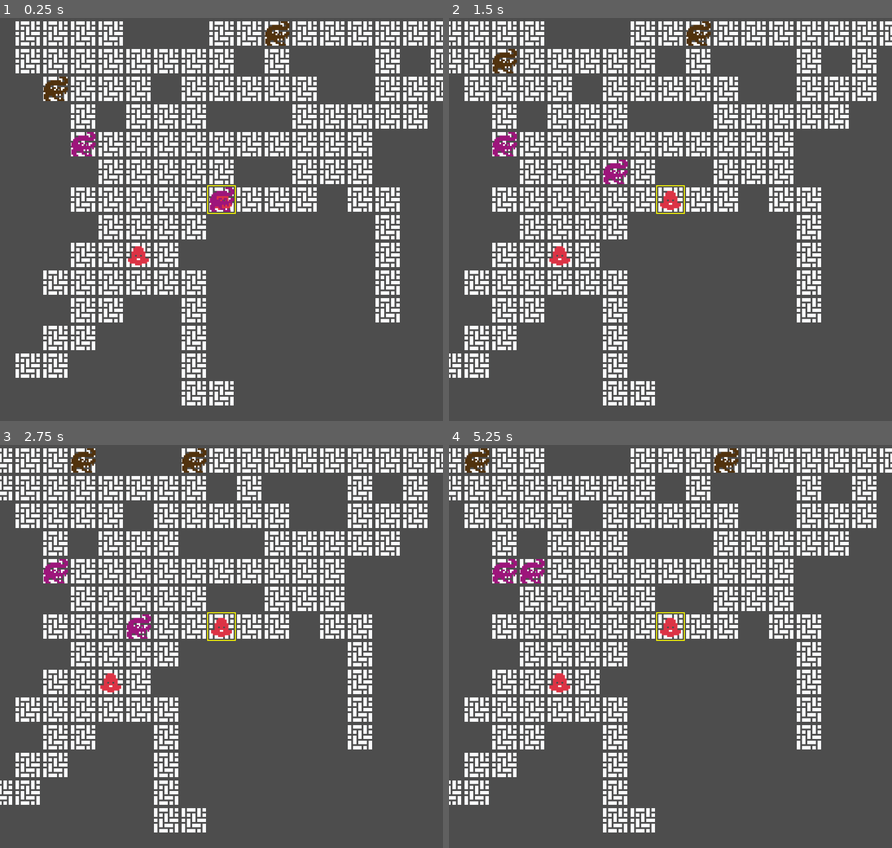
Above: before the commit, frames 1-4 (two rows, left to right).
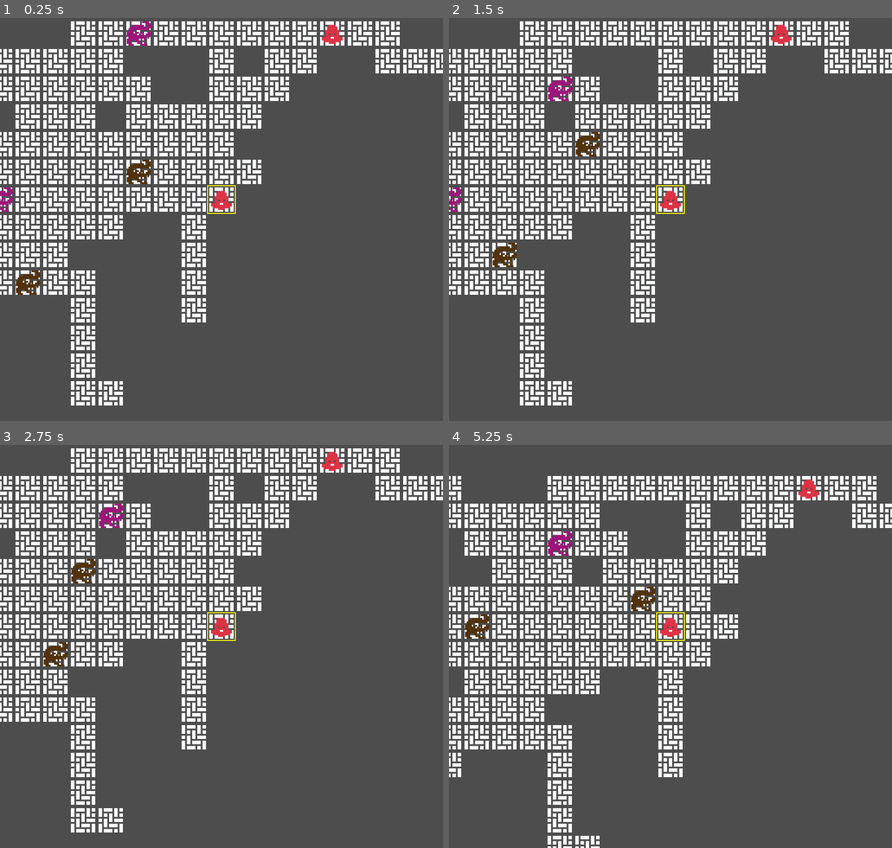
Above: after the commit, the same moments.

Repository: jimkang/throng
Game: Godot game, scene res://throng_root_node.tscn
Same seed, same stepped clock (60 frames per second), same inputs: the game is played once before the commit and once after it.
Inputs:
- Up to frame 1 (0.25 s): no input
- Up to frame 2 (1.5 s): tap Enter at 0.5 s; hold Right (ui_right) 0.53-1.28 s; tap Space at 1.25 s; hold Down (ui_down) from 1.28 s (still down)
- Up to frame 3 (2.75 s): tap Enter at 2 s; release Down (ui_down) at 2.03 s; hold Right (ui_right) from 2.03 s (still down)
- Up to frame 4 (5.25 s): tap Space at 2.75, 4.25 s; release Right (ui_right) at 2.78 s; hold Up (ui_up) 2.78-3.53 s; tap Enter at 3.5 s; hold Left (ui_left) 3.53-5.03 s; hold Down (ui_down) from 5.03 s (still down)

The runs differ from the first frame. In frame 1, 20% of the frame differs, in the area x 0-100%, y 0-97%; in frame 2, 21%; in frame 3, 21%; in frame 4, 21%.
Error before the commit: Assertion failed: Point (5, 9) duplicated at 1. (res://tests.gd:18)

Commit message:
Update map_gen to generate floor without duplicate points. Test passes. Though a separate issue with collision is happening now.

Diff:
--- a/basic_utils_lib.gd
+++ b/basic_utils_lib.gd
@@ -15,3 +15,35 @@
 		array.append(thing)
 		return true
 	return false
+
+class UniqueArray extends Object:
+	var hash = {}
+	var array = []
+	func append(item: Variant):
+		if item in hash:
+			return
+		array.append(item)
+		hash[item] = true
+	func prepend(item: Variant):
+		if item in hash:
+			return
+		array.push_front(item)
+		hash[item] = true
+	func size():
+		return array.size()
+	func back():
+		return array.back()
+	func append_array(other_array: Array):
+		other_array.map(self.append)
+		return self
+	# If you need to optimize, it's better to append the shorter unique array
+	# to the longer one, rather than the other way around.
+	func append_unique_array(other_unique_array: UniqueArray):
+		return self.append_array(other_unique_array.to_array())
+	func to_array():
+		return array
+	func copy():
+		var copy_array = UniqueArray.new()
+		copy_array.hash = self.hash.duplicate(true)
+		copy_array.array = self.array.duplicate(true)
+		return copy_array
--- a/map_gen.gd
+++ b/map_gen.gd
@@ -5,7 +5,7 @@
 static func generate_map(number_of_iterations: int,
 	map_gen_branch_len_range: Array, map_dimensions: Vector2i,
 	rng: RandomNumberGenerator):
-	var floor_points = []
+	var floor_points = BasicUtils.UniqueArray.new()
 
 	var current_node_pts = [Vector2i(
 		rng.randi_range(0, map_dimensions[0]-1),
@@ -17,36 +17,37 @@
 		for node_pt in current_node_pts:
 			var number_of_branches = rng.randi_range(1, 3)
 			for j in number_of_branches:
-				var branch_connections: Array = create_branch(floor_points,
-				node_pt, map_gen_branch_len_range, map_dimensions, rng)
+				var branch_connections: BasicUtils.UniqueArray = create_branch(node_pt,
+				map_gen_branch_len_range, map_dimensions, rng)
 				# Put the branch points into the array from which tiles will be
 				# drawn.
-				floor_points.append_array(branch_connections)
+				floor_points.append_unique_array(branch_connections)
 				# Can't append every single thing to the points that are to be
 				# branched from; just the end points.
 				if branch_connections.size() > 0:
 					iter_node_pts.append(branch_connections.back())
 		current_node_pts = iter_node_pts
 	# NEXT: Still producing duplicate points
-	print('floor_points: ', floor_points)
-	return floor_points
+	print('floor_points: ', floor_points.to_array())
+	return floor_points.to_array()
 
 # ref_points are the points that should not be duplicated.
-static func create_branch(ref_points: Array, root_pt: Vector2i, map_gen_branch_len_range: Array,
-map_dimensions: Vector2i, rng: RandomNumberGenerator):
+static func create_branch(root_pt: Vector2i, map_gen_branch_len_range: Array,
+map_dimensions: Vector2i, rng: RandomNumberGenerator) -> BasicUtils.UniqueArray:
 	var angle: float = rng.randf_range(0.0, 2 * PI)
 	var dist: float = rng.randf_range(map_gen_branch_len_range[0], map_gen_branch_len_range[1])
 	var move_by = Vector2.from_angle(angle) * dist;
 	var dest_pt: Vector2i = Vector2i(Vector2(root_pt) + move_by).clamp(Vector2i.ZERO, map_dimensions);
-	var connectors = connect_points(ref_points, root_pt, dest_pt, Map_Gen.connect_points_linear)# connect_points_stepwise)
-	var branch_pts = [root_pt] + connectors + [dest_pt]
-	var diagonal_fills = get_diagonal_fills(ref_points, branch_pts)
-	#print(root_pt, ' to ', dest_pt, ' branch_pts: ', branch_pts, ' fills: ', diagonal_fills)
-	return branch_pts + diagonal_fills
+	var connectors: BasicUtils.UniqueArray = connect_points(root_pt, dest_pt, Map_Gen.connect_points_linear)# connect_points_stepwise)
+	var branch_pts = connectors.copy()
+	branch_pts.prepend(root_pt)
+	branch_pts.append(dest_pt)
+	var diagonal_fills: BasicUtils.UniqueArray = get_diagonal_fills(branch_pts.to_array())
+	branch_pts.append_unique_array(diagonal_fills)
+	return branch_pts
 
-
-static func connect_points_stepwise(float_pt_a: Vector2, float_pt_b: Vector2, _steps: int, ref_array: Array):
-	var connectors = []
+static func connect_points_stepwise(float_pt_a: Vector2, float_pt_b: Vector2) -> BasicUtils.UniqueArray:
+	var connectors = BasicUtils.UniqueArray.new()
 	var a_to_b: Vector2 = float_pt_b - float_pt_a
 
 	var y_min = float_pt_a.y
@@ -56,7 +57,7 @@
 		y_max = float_pt_a.y
 
 	for y in range(y_min, y_max + 1):
-		BasicUtils.non_dupe_append(connectors, ref_array, Vector2i(int(float_pt_a.x), y))
+		connectors.append(Vector2i(int(float_pt_a.x), y))
 
 	var x_min = float_pt_a.x
 	var x_max = x_min + a_to_b.x
@@ -65,20 +66,21 @@
 		x_max = float_pt_a.x
 
 	for x in range(x_min, x_max + 1):
-		BasicUtils.non_dupe_append(connectors, ref_array, Vector2i(x, int(float_pt_b.y)))
+		connectors.append(Vector2i(x, int(float_pt_b.y)))
 	#print(float_pt_a, ' to ', float_pt_b, ' stepwise connectors: ', connectors)
 	return connectors
 
-static func connect_points_linear(float_pt_a: Vector2, float_pt_b: Vector2, steps: int, ref_array: Array):
-	var connectors = []
+static func connect_points_linear(float_pt_a: Vector2, float_pt_b: Vector2,
+steps: int) -> BasicUtils.UniqueArray:
+	var connectors = BasicUtils.UniqueArray.new()
 	var step_size = 1.0/steps
 	for i in steps:
 		var step_pt = Vector2i(float_pt_a.lerp(float_pt_b, i * step_size))
-		BasicUtils.non_dupe_append(connectors, ref_array, step_pt)
+		connectors.append(step_pt)
 	return connectors
 
-static func get_diagonal_fills(existing_pts, line_pts):
-	var diagonal_fills = []
+static func get_diagonal_fills(line_pts: Array) -> BasicUtils.UniqueArray:
+	var diagonal_fills = BasicUtils.UniqueArray.new()
 	for i in range(1, line_pts.size()):
 		var prev_pt: Vector2i = line_pts[i - 1]
 		var pt = line_pts[i]
@@ -87,17 +89,16 @@
 			var slope = (pt.y - prev_pt.y)/delta_x
 			if slope != 0:
 				var steps = get_steps_needed_between_pts(prev_pt, pt)
-				diagonal_fills.append_array(connect_points_stepwise(prev_pt, pt, steps, existing_pts))
+				diagonal_fills.append_unique_array(connect_points_stepwise(prev_pt, pt))
 	return diagonal_fills
 
-static func connect_points(ref_array: Array, point_a: Vector2i, point_b: Vector2i,
-connect_points_fn: Callable = connect_points_linear):
+static func connect_points(point_a: Vector2i, point_b: Vector2i,
+connect_points_fn: Callable = connect_points_linear) -> BasicUtils.UniqueArray:
 	var steps = get_steps_needed_between_pts(point_a, point_b)
 	var float_pt_a = Vector2(point_a)
 	var float_pt_b = Vector2(point_b)
 
-	var connectors = connect_points_fn.call(float_pt_a, float_pt_b, steps, ref_array)
-	return connectors
+	return connect_points_fn.call(float_pt_a, float_pt_b, steps)
 
 static func get_steps_needed_between_pts(point_a, point_b):
 	var width = max(abs(point_a.x - point_b.x), 1)
--- a/tests.gd
+++ b/tests.gd
@@ -14,5 +14,6 @@
 	var floor_points = $'../map_gen'.generate_map(6, [2, 10], Vector2i(24, 24), rng)
 	for i in floor_points.size():
 		var point = floor_points[i]
-		var dupe_index = floor_points.slice(i + 1).find(point) + i + 1
-		assert(dupe_index == -1, 'Point %s duplicated at %d.' % [point, dupe_index])
+		var rest_of_points = floor_points.slice(i + 1)
+		var dupe_index = rest_of_points.find(point)
+		assert(dupe_index == -1, 'Point %s duplicated at %d.' % [point, dupe_index + i + 1])
